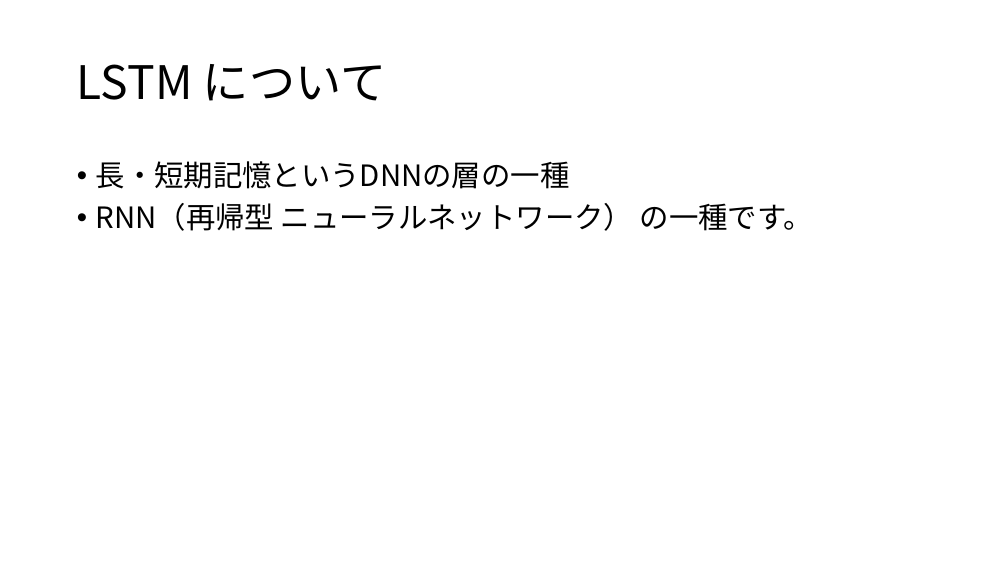
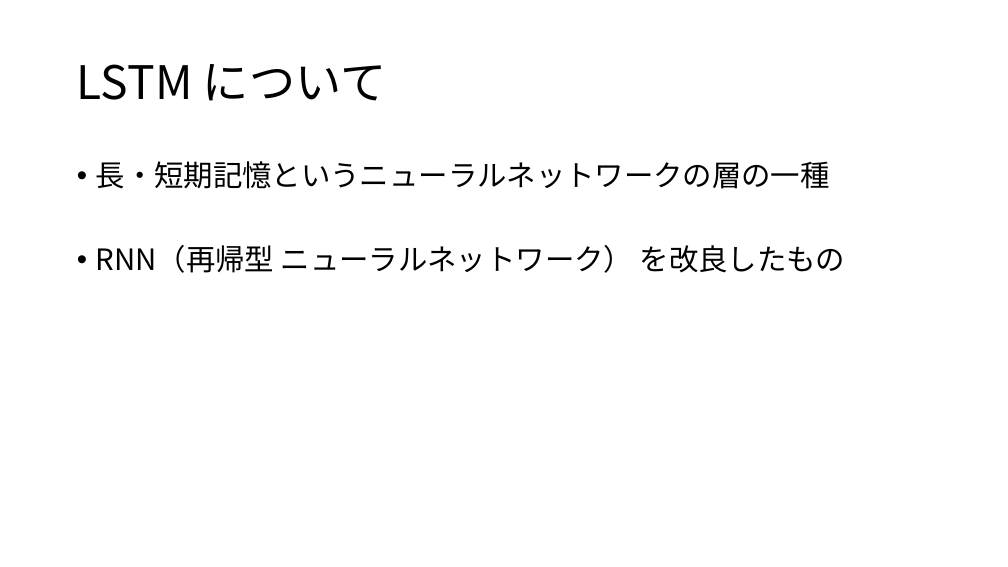
Before and after one commit to yoshitake266/bitComposer_prj, a slide deck: slide 9 of presentation/bit Composer.pptx. Drawn at 1008x567 pixels with LibreOffice and Linux fonts; fonts in the diff are those of the drawing. Boxes give left, top, right and bottom in pixels: in the first picture for what was removed or moved away, otherwise in the second. Text is boxed around its words. In the diff, an @@ line names an element or a change of style, - is before the commit and + after.

```diff
--- a/presentation/bit Composer.pptx
+++ b/presentation/bit Composer.pptx
@@ text at (96,161,846,273): text changed @@
-• 長・短期記憶というDNNの層の一種
-• RNN（再帰型 ニューラルネットワーク） の一種です。
+• 長・短期記憶というニューラルネットワークの層の一種
+• RNN（再帰型 ニューラルネットワーク） を改良したもの
```
Also in this commit, not shown: 6 other slides changed, 1 slide added.
